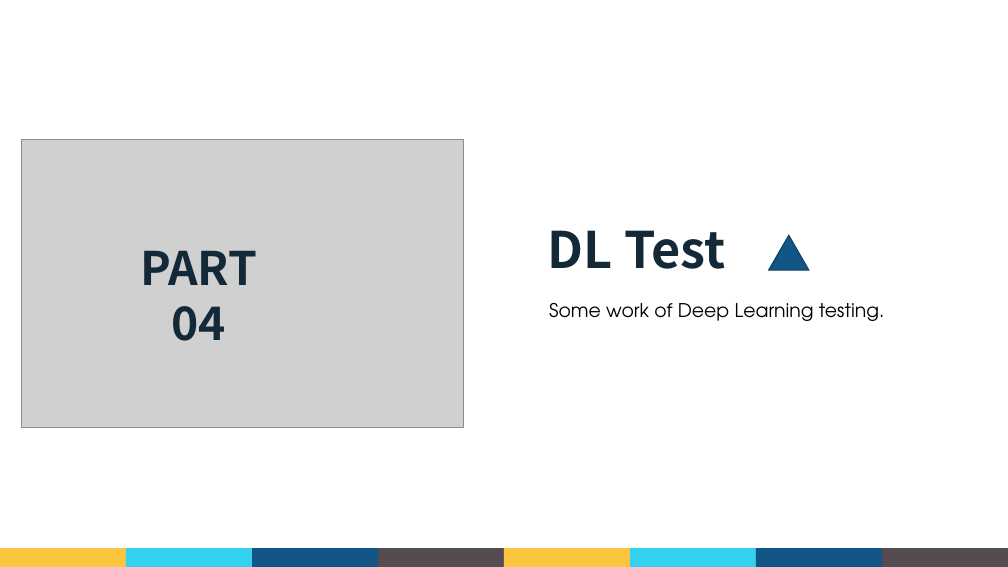
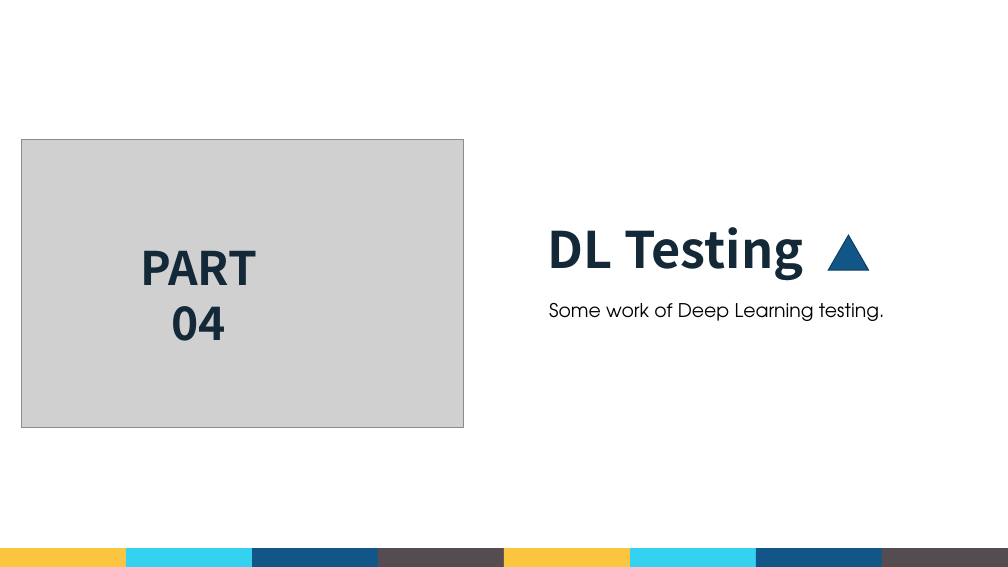
Before and after one commit to GaryHua226/AutomatedTesting, a slide deck: slide 15 of 课堂汇报/郭礼华_181250038.pptx. Drawn at 1008x567 pixels with LibreOffice and Linux fonts; fonts in the diff are those of the drawing; grey boxes stand for pictures; background and template pictures are left out. Boxes give left, top, right and bottom in pixels: in the first picture for what was removed or moved away, otherwise in the second. Text is boxed around its words. In the diff, an @@ line names an element or a change of style, - is before the commit and + after.

```diff
--- a/课堂汇报/郭礼华_181250038.pptx
+++ b/课堂汇报/郭礼华_181250038.pptx
@@ text at (548, 227, 803, 281): text changed @@
-DL Test
+DL Testing
@@ triangle: place and size @@
-triangle at (769, 236, 819, 288)
+triangle at (828, 236, 878, 288)
```
Also in this commit, not shown: 2 other slides changed.
